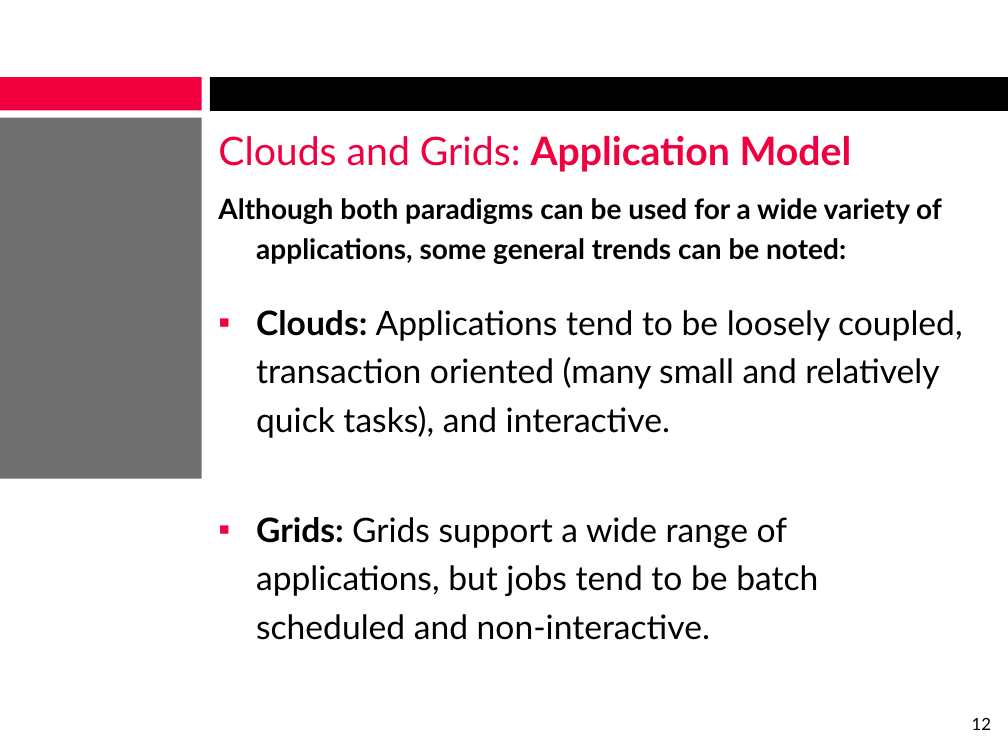
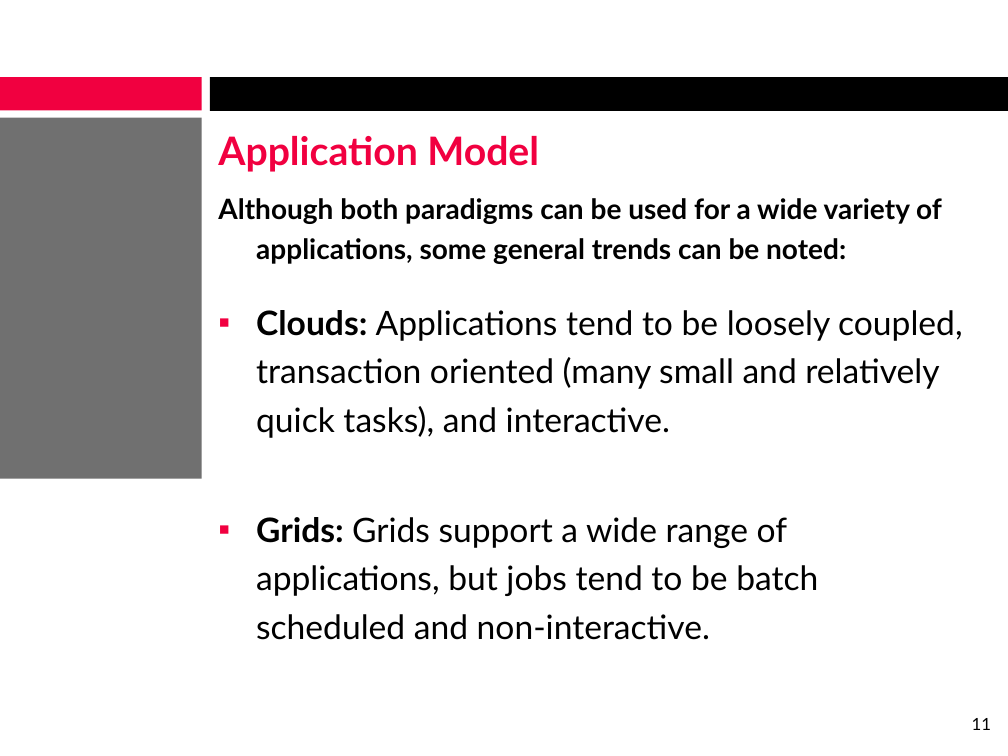
Before and after one commit to alexcraig/Sysc4806-Alarm-System, a slide deck: slide 11 of presentation_slides/Slides_AlexCraig.pptx (slide 12 before the commit). Drawn at 1008x756 pixels with LibreOffice and Linux fonts; fonts in the diff are those of the drawing; background and template pictures are left out. Boxes give left, top, right and bottom in pixels: in the first picture for what was removed or moved away, otherwise in the second. Text is boxed around its words. In the diff, an @@ line names an element or a change of style, - is before the commit and + after.

```diff
--- a/presentation_slides/Slides_AlexCraig.pptx
+++ b/presentation_slides/Slides_AlexCraig.pptx
@@ title at (x1=218, y1=136, x2=539, y2=172): text changed @@
-Clouds and Grids: Application Model
+Application Model
@@ page number at (x1=972, y1=718, x2=991, y2=730): text changed @@
-12
+11
```
Also in this commit, not shown: 9 other slides changed, 1 slide removed.
